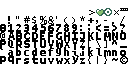
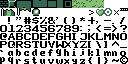
Layers edited between the first and the second 128 x 64 image:
painted on "Text" over [0, 16, 127, 64]
showed "Environment" over [0, 0, 104, 16]
showed "White Base" over [0, 0, 127, 64]
